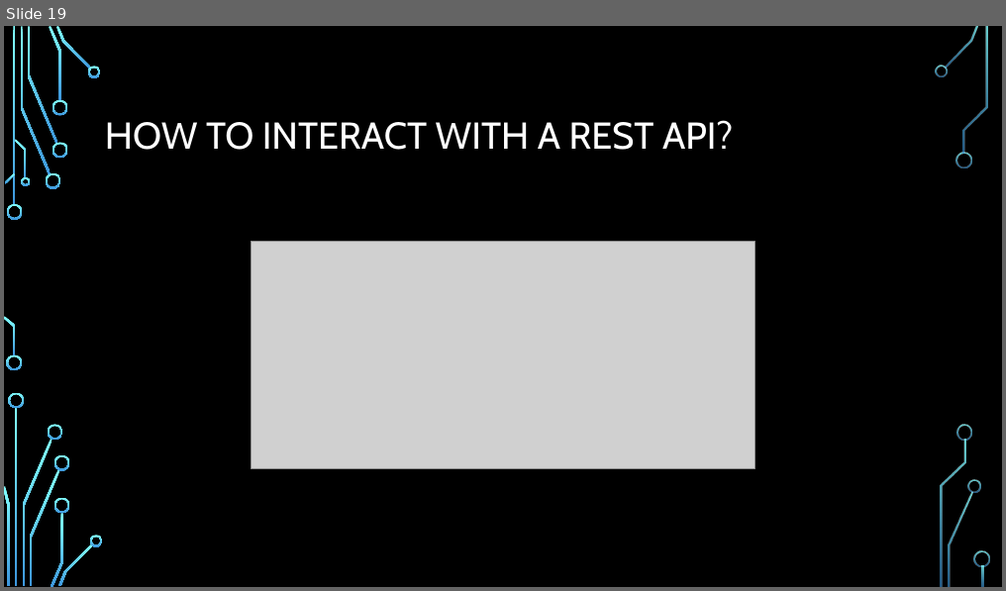
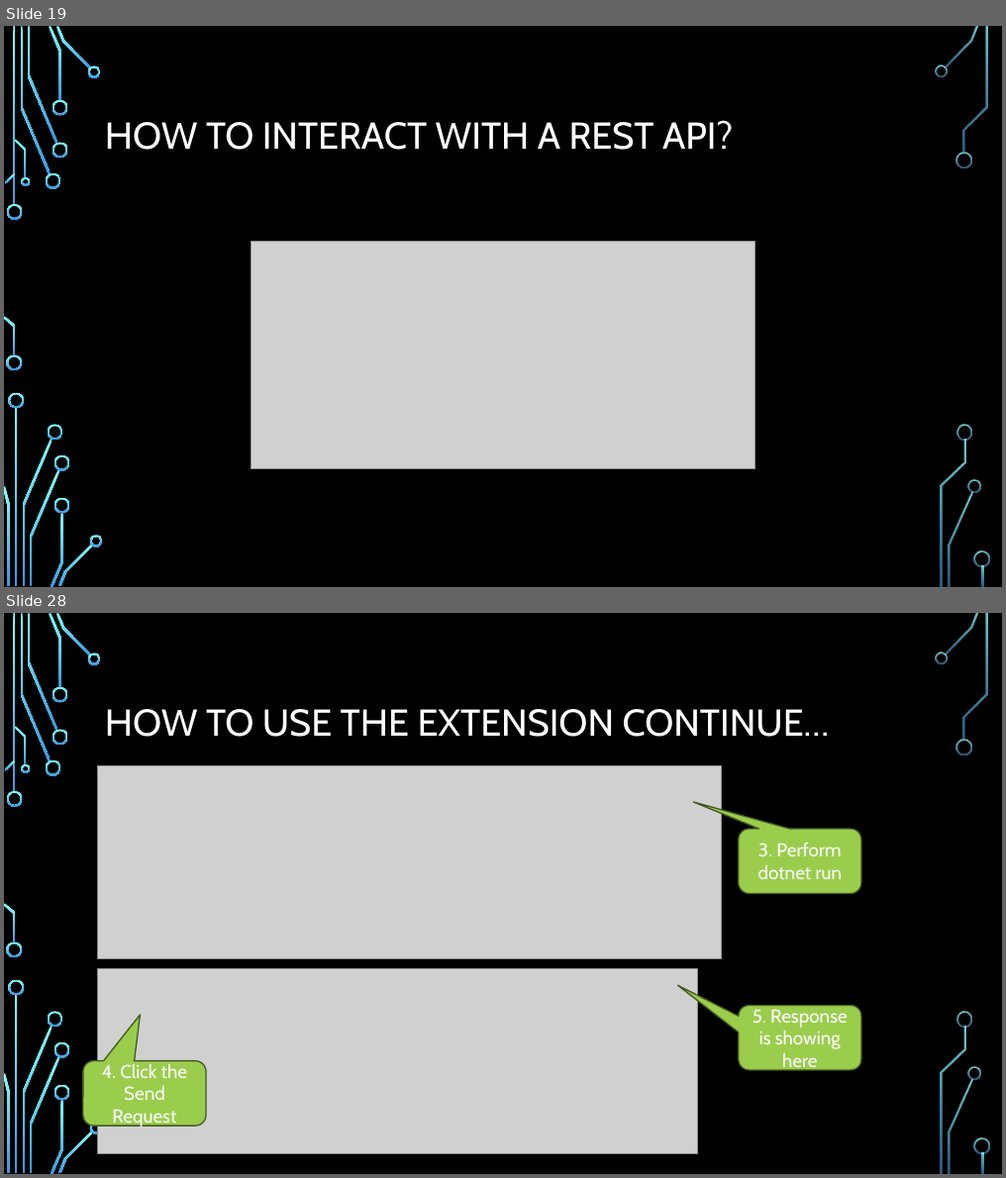
Before and after one commit to kenshih1989/GameStoreAPI, a slide deck: GameStore with Visual Studio Code.pptx. Shown one above the other, each under a label of ours: slide 19 before the commit, slides 19 and 28 after it; the slides between them are not shown. The pictures are 1006x591 and 1006x1178 pixels, drawn with LibreOffice and Linux fonts; fonts in the diff are those of the drawing; grey boxes stand for pictures; background and template pictures are left out. Boxes give left, top, right and bottom in pixels: in the first picture for what was removed or moved away, otherwise in the second. Text is boxed around its words. In the diff, an @@ line names an element or a change of style, - is before the commit and + after.

```diff
--- a/GameStore with Visual Studio Code.pptx
+++ b/GameStore with Visual Studio Code.pptx
@@ slide 28 added at bbox=[4, 613, 1002, 1174], background picture (left out); not listed: 36 template elements that a slide beside it also shows @@
@@ title added at bbox=[105, 709, 830, 737], 36 pt, text #FFFFFF @@
+HOW TO USE THE EXTENSION CONTINUE…
@@ picture added at bbox=[98, 765, 721, 959] @@
@@ rounded speech box added at bbox=[739, 829, 861, 894], fill #9ACD4C, outline #435A21 1.25 pt, 18 pt, text #FFFFFF @@
+3. Perform dotnet run
@@ picture added at bbox=[98, 968, 697, 1154] @@
@@ rounded speech box added at bbox=[739, 1005, 861, 1070], fill #9ACD4C, outline #435A21 1.25 pt, 18 pt, text #FFFFFF @@
+5. Response is showing here
@@ rounded speech box added at bbox=[83, 1061, 206, 1127], fill #9ACD4C, outline #435A21 1.25 pt, 18 pt, text #FFFFFF @@
+4. Click the Send Request
```
Also in this commit, not shown: 17 other slides added, 1 slide removed, 47 other files.
